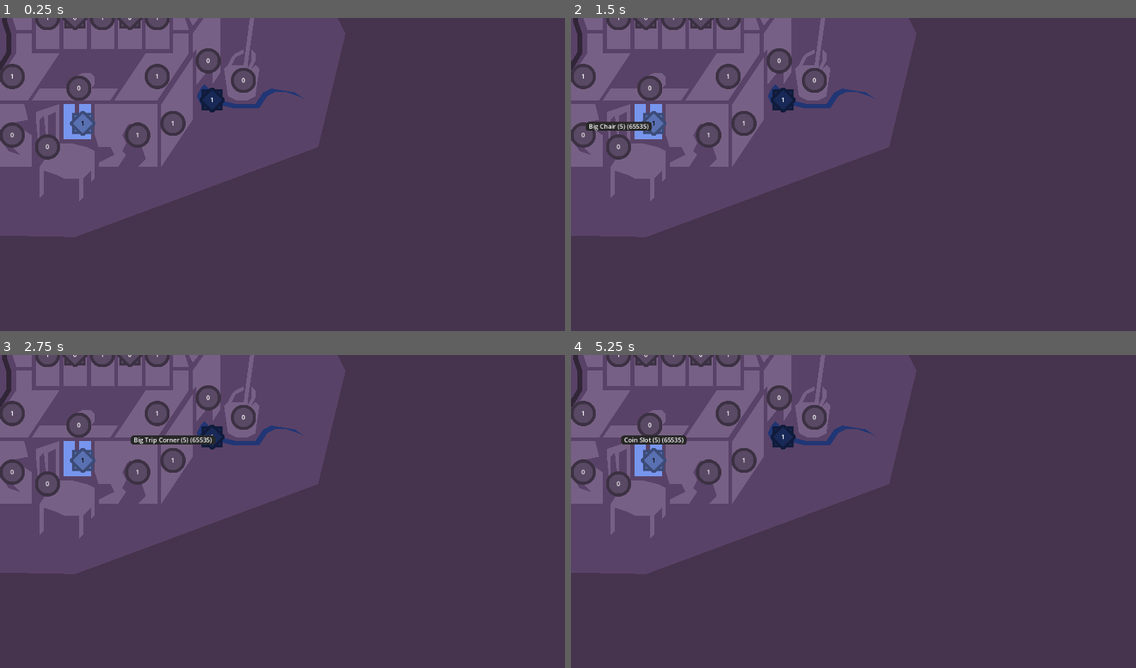
Above: before the commit, frames 1-4 (two rows, left to right).
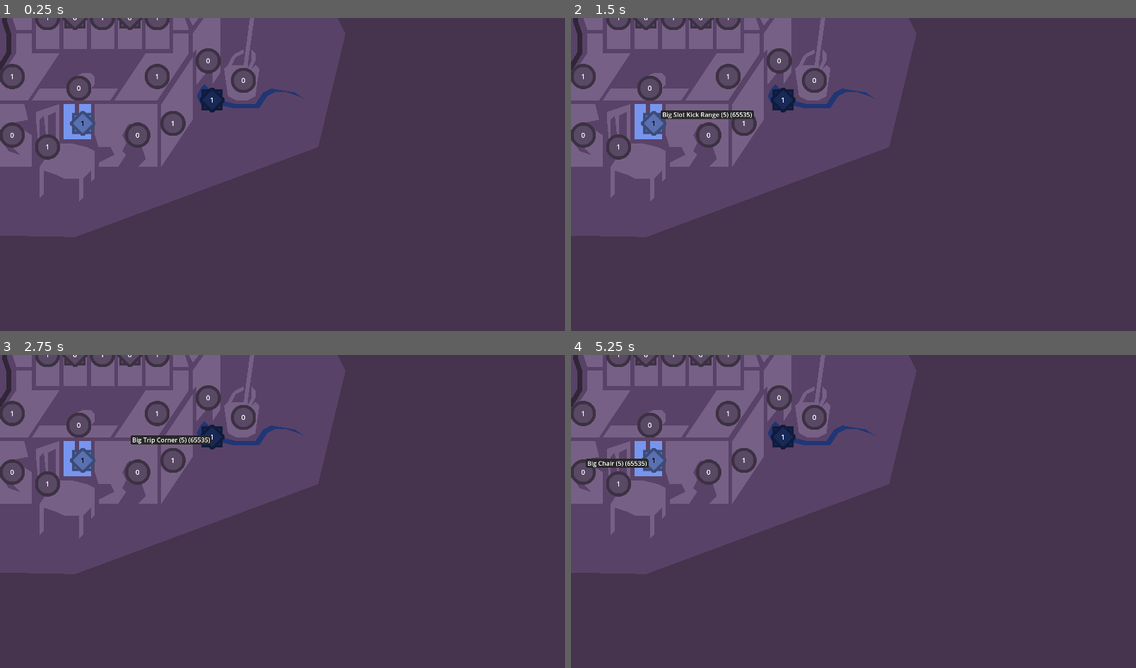
Above: after the commit, the same moments.

Repository: Tab-e-n/tabin_regions
Game: Godot game, scene res://Maps/2._On_The_Slots.tscn
The game is run twice, just before and just after one commit, with the same random seed, the same clock (stepped at 60 frames per second) and the same inputs. This scene is started directly instead of the project's main scene.
Inputs:
- Up to frame 1 (0.25 s): no input
- Up to frame 2 (1.5 s): click "1" at 0.5 s; click "0" at 1.25 s
- Up to frame 3 (2.75 s): click "1" at 2 s
- Up to frame 4 (5.25 s): click "0" at 2.75 s; click "1" at 3.5 s; click "0" at 4.25 s; click "1" at 5 s

The runs differ from the first frame. In frame 1, less than 0.1% of the frame differs, in the area x 1-44%, y 0-43%; in frame 2, 0.9%; in frame 3, 0.2%; in frame 4, 0.7%.
Error in both runs: Trying to assign value of type 'Window' to a variable of type 'GameControl.gd'. (res://Scripts/RegionControl.gd:171)

Commit message:
Sharper Text On Zoomin

Diff:
--- a/Maps/2._On_The_Slots.tscn
+++ b/Maps/2._On_The_Slots.tscn
@@ -689,15 +689,16 @@
 script = ExtResource("3_0ijy6")
 
 [node name="Big Slot Kick Range" type="Polygon2D" parent="."]
-material = SubResource("ShaderMaterial_b0gwx")
+material = SubResource("ShaderMaterial_kh8pr")
 position = Vector2(280, 240)
 color = Color(0.466667, 0.380392, 0.521569, 1)
 texture = ExtResource("4_v0dpb")
 polygon = PackedVector2Array(-88, -64, 40, -64, 40, 64, 0, 64, 16, 48, 8, 24, -8, 16, 0, -8, -16, -24, -24, -16, -32, 0, -24, 16, -32, 32, -24, 40, -40, 64, -64, 64, -80, 64, -80, 56, -48, 40, -56, 24, -80, 24, -88, 0)
 script = ExtResource("3_0ijy6")
+power = 0
 
 [node name="Big Trip Corner" type="Polygon2D" parent="."]
-material = SubResource("ShaderMaterial_b7s6q")
+material = SubResource("ShaderMaterial_0ytd4")
 position = Vector2(352, 216)
 color = Color(0.466667, 0.380392, 0.521569, 1)
 texture = ExtResource("4_v0dpb")
@@ -741,17 +742,16 @@
 power = 0
 
 [node name="Big Chair" type="Polygon2D" parent="."]
-material = SubResource("ShaderMaterial_l0c5p")
+material = SubResource("ShaderMaterial_dk8j8")
 position = Vector2(96, 264)
 color = Color(0.466667, 0.380392, 0.521569, 1)
 offset = Vector2(48, 24)
 texture = ExtResource("4_v0dpb")
 polygon = PackedVector2Array(48, -16, 32, -24, 0, -32, -24, -32, -24, -112, -72, -96, -72, -80, -64, 8, -64, -80, -56, -88, -48, -16, -48, -88, -32, -96, -32, -32, -40, -24, -48, -8, -64, 16, -64, 80, -56, 72, -56, 24, -32, 32, -16, 40, 16, 40, 16, 88, 24, 80, 24, 40, 40, 24, 40, 48, 48, 40)
 script = ExtResource("3_0ijy6")
-power = 0
 
 [node name="Coin Slot" type="Polygon2D" parent="."]
-material = SubResource("ShaderMaterial_lbidk")
+material = SubResource("ShaderMaterial_x5xk0")
 position = Vector2(168, 216)
 color = Color(0.466667, 0.584314, 0.929412, 1)
 offset = Vector2(-16, -8)
--- a/Scripts/City.gd
+++ b/Scripts/City.gd
@@ -22,9 +22,10 @@
 
 	text.horizontal_alignment = HORIZONTAL_ALIGNMENT_CENTER
 	text.vertical_alignment = VERTICAL_ALIGNMENT_CENTER
-	text.size = Vector2(64, 64)
+	text.size = Vector2(128, 128)
 	text.z_index = 1
-	text.add_theme_font_size_override("font_size", 16)
+	text.add_theme_font_size_override("font_size", 36)
+	text.scale = Vector2(0.5, 0.5)
 	add_child(text)
 
 	region_name.horizontal_alignment = HORIZONTAL_ALIGNMENT_CENTER
@@ -32,7 +33,8 @@
 	region_name.visible = false
 	region_name.z_index = 2
 
-	region_name.add_theme_font_size_override("font_size", 16)
+	region_name.add_theme_font_size_override("font_size", 32)
+	region_name.scale = Vector2(0.5, 0.5)
 	region_name.clip_contents = true
 	region_name.text = region.name + " (" + String.num(region.max_power) + ")"
 	if OS.has_feature("editor"):
--- a/Scripts/RegionArrow.gd
+++ b/Scripts/RegionArrow.gd
@@ -43,7 +43,7 @@
 		label.vertical_alignment = VERTICAL_ALIGNMENT_CENTER
 		label.size = Vector2(256, 24)
 		label.position = to_position + Vector2(-128, -16)
-		label.z_index = 20
+		label.z_index = 11
 		add_child(label)
 	elif power_reduction > 0:
 		var label = Label.new()
@@ -52,7 +52,7 @@
 		label.horizontal_alignment = HORIZONTAL_ALIGNMENT_CENTER
 		label.vertical_alignment = VERTICAL_ALIGNMENT_CENTER
 		label.size = Vector2(64, 24)
-		label.z_index = 20
+		label.z_index = 11
 		add_child(label)
 
 	default_color = Color(0, 0, 0.2)
--- a/main.tscn
+++ b/main.tscn
@@ -18,13 +18,6 @@
 [ext_resource type="Texture2D" uid="uid://bht6umkfovrvf" path="res://Sprites/exit.png" id="12_st2cf"]
 [ext_resource type="Texture2D" uid="uid://dm2nl24gy8gxh" path="res://Sprites/accept.png" id="17_0hp27"]
 [ext_resource type="Texture2D" uid="uid://ex66wqntm5fi" path="res://Sprites/deny.png" id="18_mtr1x"]
-
-[sub_resource type="StyleBoxFlat" id="StyleBoxFlat_lm2d1"]
-bg_color = Color(0.247059, 0.247059, 0.282353, 1)
-corner_radius_top_left = 8
-corner_radius_top_right = 8
-corner_radius_bottom_right = 8
-corner_radius_bottom_left = 8
 
 [node name="GameControler" type="Node2D"]
 script = ExtResource("1_2axsc")
@@ -247,7 +240,7 @@
 offset_top = 136.0
 offset_right = 1024.0
 offset_bottom = 472.0
-theme_override_styles/panel = SubResource("StyleBoxFlat_lm2d1")
+theme_override_styles/panel = ExtResource("7_r48wm")
 
 [node name="keys1" type="Label" parent="GameCamera/UI/pause"]
 layout_mode = 0
Not shown: 46 places in Maps/2._On_The_Slots.tscn that only renumber resources
Not shown: 1 places in main.tscn that only renumber resources
